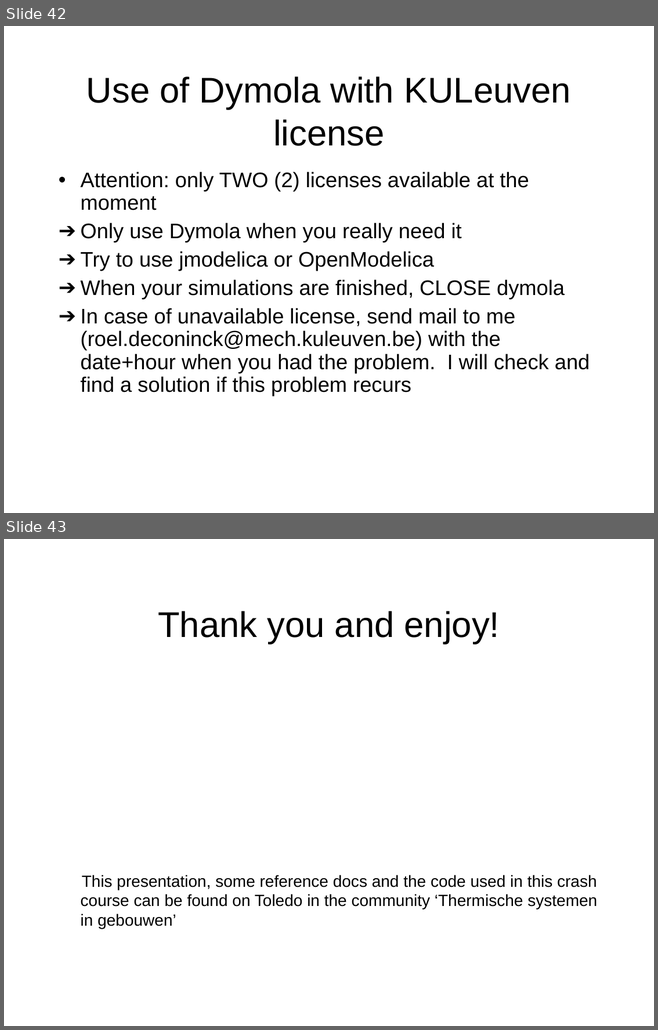
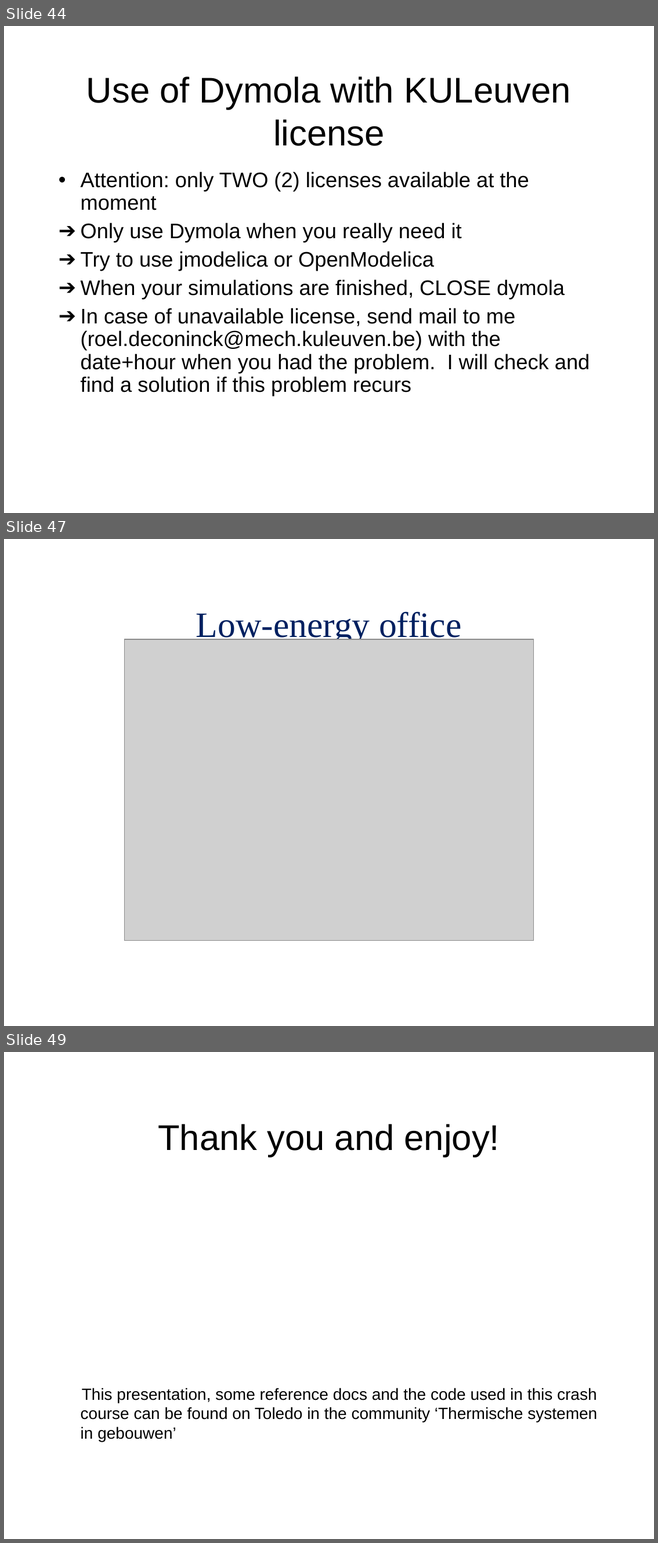
Before and after one commit to open-ideas/__CrashCourse__, a slide deck: Slides/CrashCourse_2012.ppt. Shown one above the other, each under a label of ours: slides 42 and 43 before the commit, slides 44, 47 and 49 after it; the slides between them are not shown. The pictures are 658x1030 and 658x1543 pixels, drawn with LibreOffice and Linux fonts; fonts in the diff are those of the drawing; grey boxes stand for pictures. Boxes give left, top, right and bottom in pixels: in the first picture for what was removed or moved away, otherwise in the second. Text is boxed around its words. In the diff, an @@ line names an element or a change of style, - is before the commit and + after.

```diff
--- a/Slides/CrashCourse_2012.ppt
+++ b/Slides/CrashCourse_2012.ppt
@@ slide 47 added at box(4, 539, 654, 1026), background #FFFFFF @@
@@ title added at box(196, 611, 461, 643), 44 pt, text #002060 @@
+Low-energy office
@@ picture added at box(125, 639, 534, 941) @@
@@ what was slide 42 is now slide 44 @@
@@ what was slide 43 is now slide 49 @@
```
Also in this commit, not shown: 6 slides changed, 6 other slides added, 1 slide removed, 2 other files.
